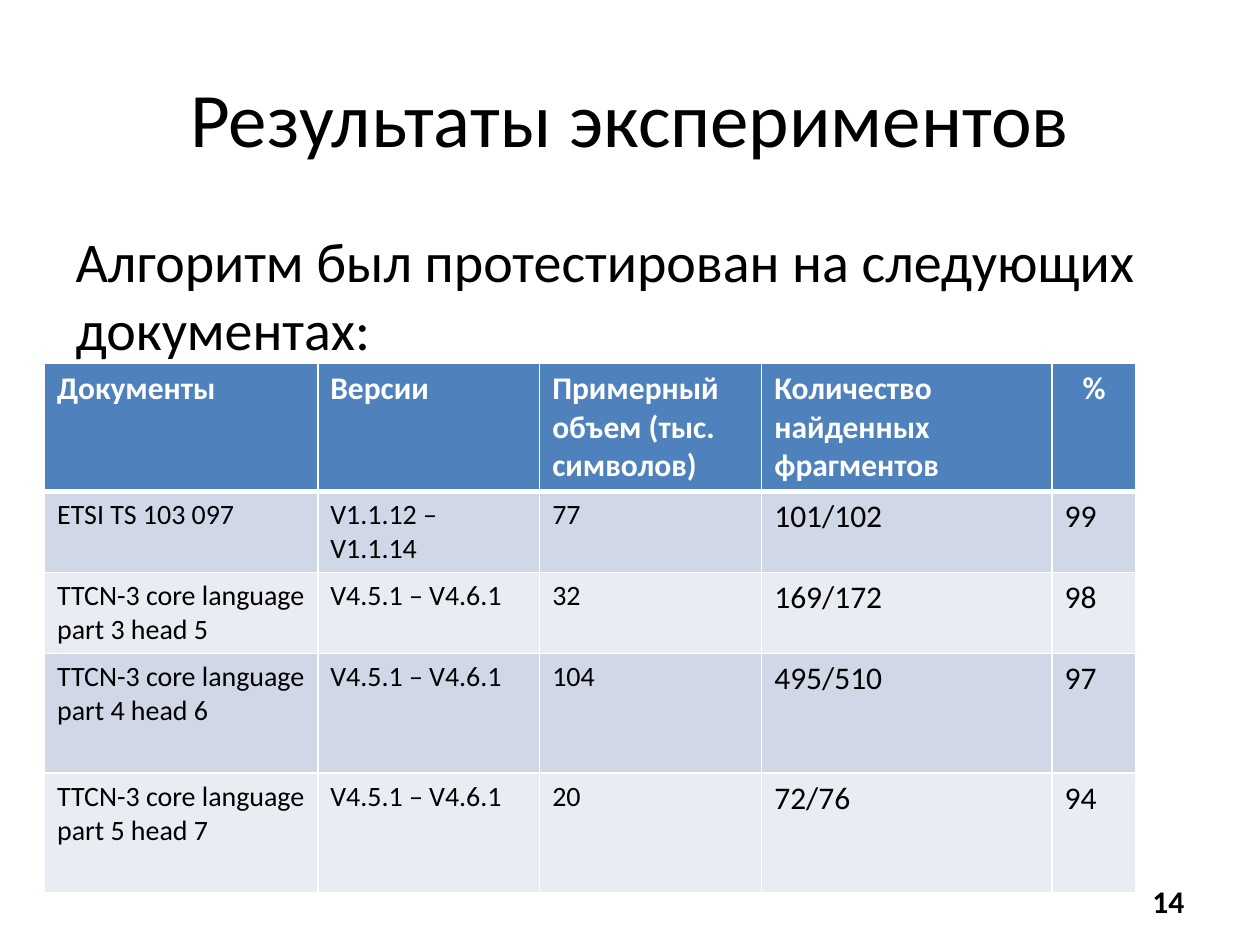
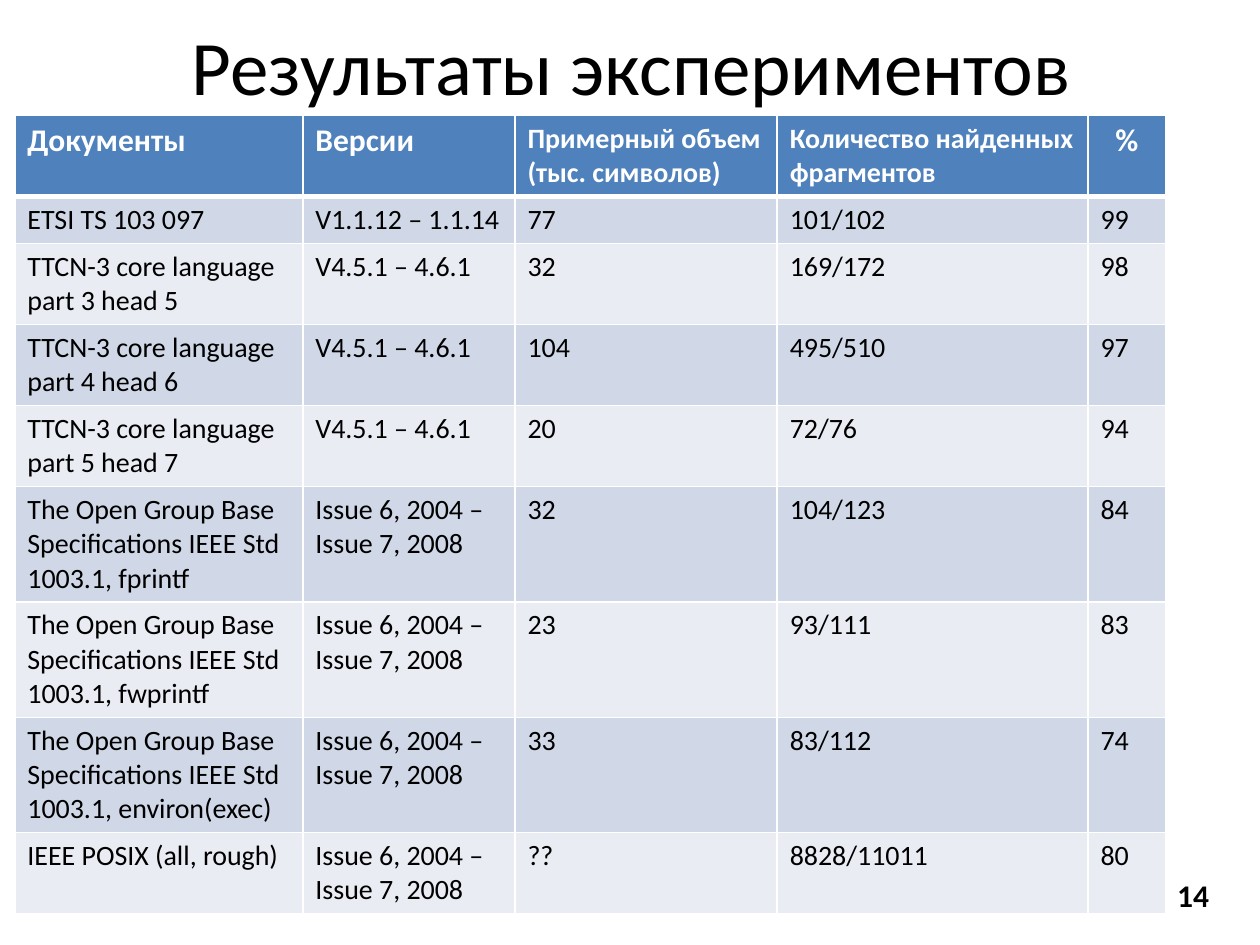
Before and after one commit to Revoltt/ReqSystem, a slide deck: slide 14 of diploma v0.3.pptx. Drawn at 1260x945 pixels with LibreOffice and Linux fonts; fonts in the diff are those of the drawing. Boxes give left, top, right and bottom in pixels: in the first picture for what was removed or moved away, otherwise in the second. Text is boxed around its words. In the diff, an @@ line names an element or a change of style, - is before the commit and + after.

Commit message:
added posix results to presentation, little fix on tree restoring

```diff
--- a/diploma v0.3.pptx
+++ b/diploma v0.3.pptx
@@ title "Результаты экспериментов" moved from (x1=190, y1=97, x2=1069, y2=160) to (x1=192, y1=45, x2=1071, y2=108) @@
@@ table at (x1=15, y1=116, x2=1167, y2=907) @@
-row 2: ETSI TS 103 097 | V1.1.12 – V1.1.14 | 77 | 101/102 | 99
-row 3: TTCN-3 core language part 3 head 5 | V4.5.1 – V4.6.1 | 32 | 169/172 | 98
-row 4: TTCN-3 core language part 4 head 6 | V4.5.1 – V4.6.1 | 104 | 495/510 | 97
-row 5: TTCN-3 core language part 5 head 7 | V4.5.1 – V4.6.1 | 20 | 72/76 | 94
+row 2: ETSI TS 103 097 | V1.1.12 – 1.1.14 | 77 | 101/102 | 99
+row 3: TTCN-3 core language part 3 head 5 | V4.5.1 – 4.6.1 | 32 | 169/172 | 98
+row 4: TTCN-3 core language part 4 head 6 | V4.5.1 – 4.6.1 | 104 | 495/510 | 97
+row 5: TTCN-3 core language part 5 head 7 | V4.5.1 – 4.6.1 | 20 | 72/76 | 94
+row 6: The Open Group Base Specifications IEEE Std 1003.1, fprintf | Issue 6, 2004 – Issue 7, 2008 | 32 | 104/123 | 84
+row 7: The Open Group Base Specifications IEEE Std 1003.1, fwprintf | Issue 6, 2004 – Issue 7, 2008 | 23 | 93/111 | 83
+row 8: The Open Group Base Specifications IEEE Std 1003.1, environ(exec) | Issue 6, 2004 – Issue 7, 2008 | 33 | 83/112 | 74
+row 9: IEEE POSIX (all, rough) | Issue 6, 2004 – Issue 7, 2008 | ?? | 8828/11011 | 80
@@ table resized from (x1=44, y1=363, x2=1135, y2=883) to (x1=15, y1=116, x2=1167, y2=907) @@
@@ text removed at (x1=76, y1=244, x2=1134, y2=360) @@
-Алгоритм был протестирован на следующих документах:
@@ page number moved from (x1=1152, y1=892, x2=1184, y2=913) to (x1=1177, y1=886, x2=1209, y2=907) @@
```
Also in this commit, not shown: 4 other files.
